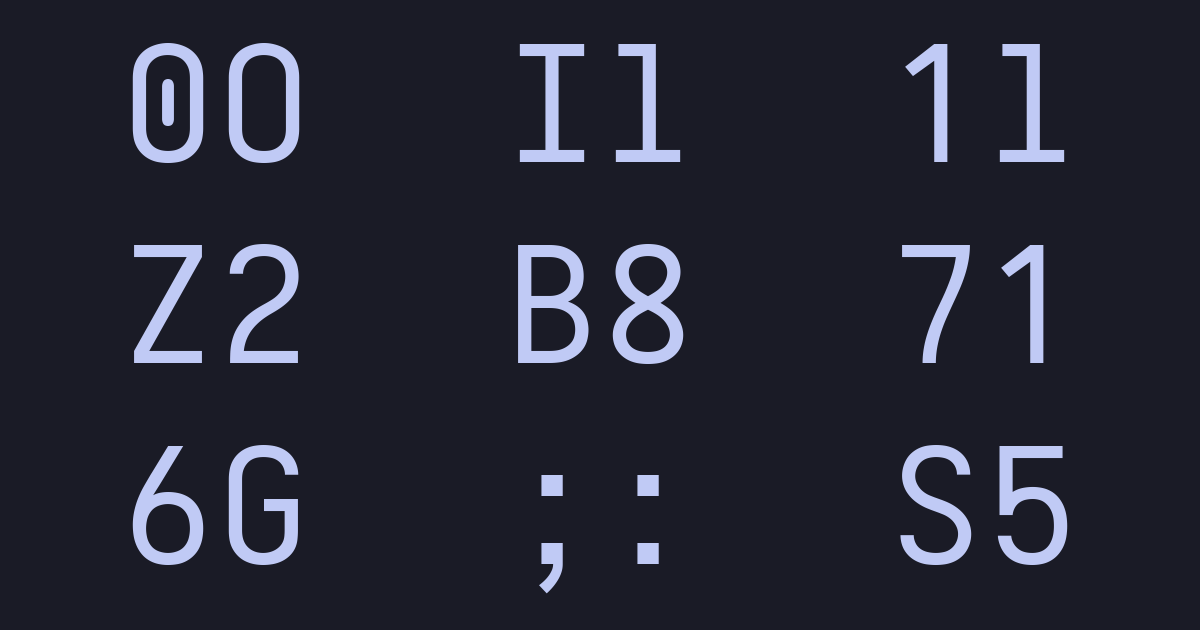
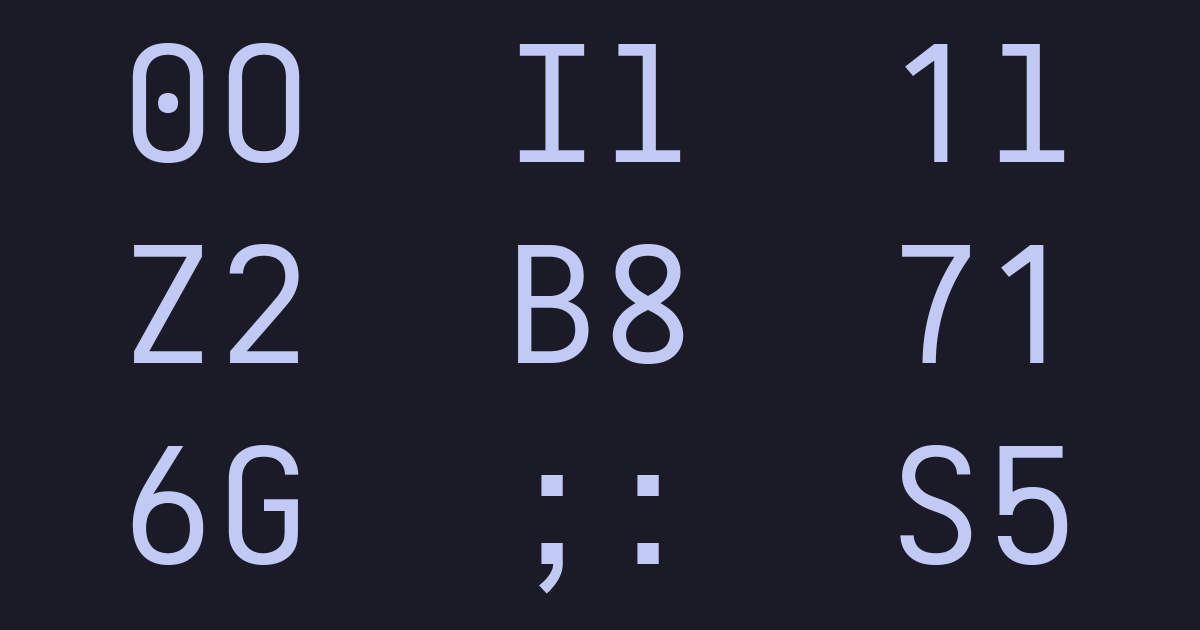
Layer changes from the first 1200x630 image to the second:
painted on "0O Il 1l ..." over [132, 43, 1067, 594]
